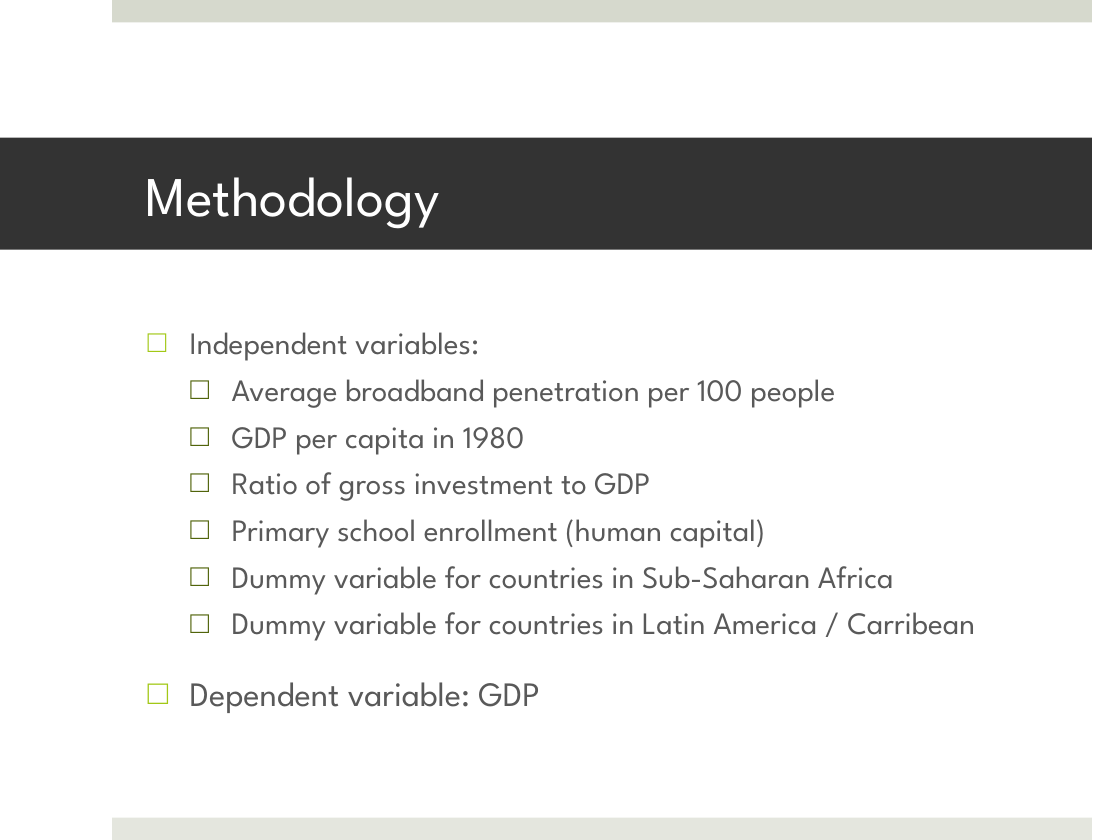
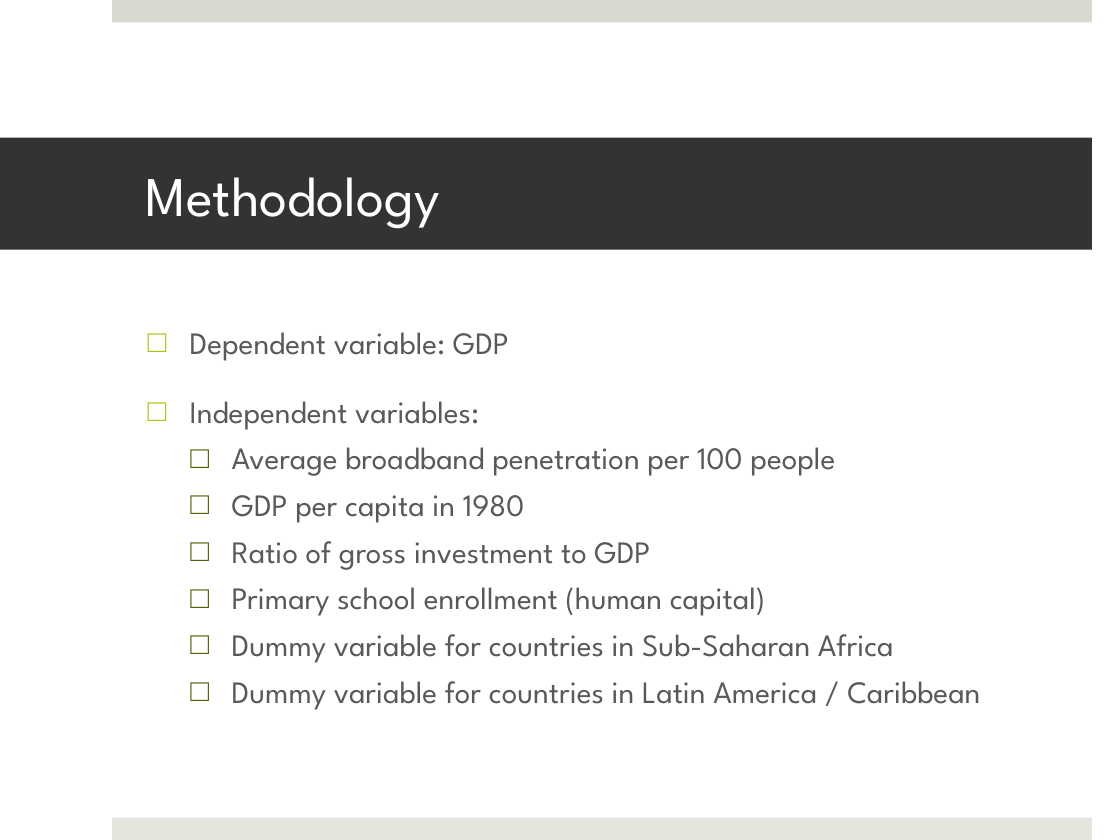
Before and after one commit to colin-scott/economic-impact-broadband, a slide deck: slide 10 of final-paper/presentation/colin-slides.pptx. Drawn at 1120x840 pixels with LibreOffice and Linux fonts; fonts in the diff are those of the drawing. Boxes give left, top, right and bottom in pixels: in the first picture for what was removed or moved away, otherwise in the second. Text is boxed around its words. In the diff, an @@ line names an element or a change of style, - is before the commit and + after.

Commit message:
Final draft of slides

```diff
--- a/final-paper/presentation/colin-slides.pptx
+++ b/final-paper/presentation/colin-slides.pptx
@@ text at (x1=190, y1=332, x2=509, y2=361): paragraph added @@
+□ Dependent variable: GDP
@@ text at (x1=232, y1=681, x2=980, y2=710): text changed @@
-  □ Dummy variable for countries in Latin America / Carribean
-□ Dependent variable: GDP
+  □ Dummy variable for countries in Latin America / Caribbean
```
Also in this commit, not shown: 1 other slide changed, 1 slide added, 1 slide removed, 1 other file.
